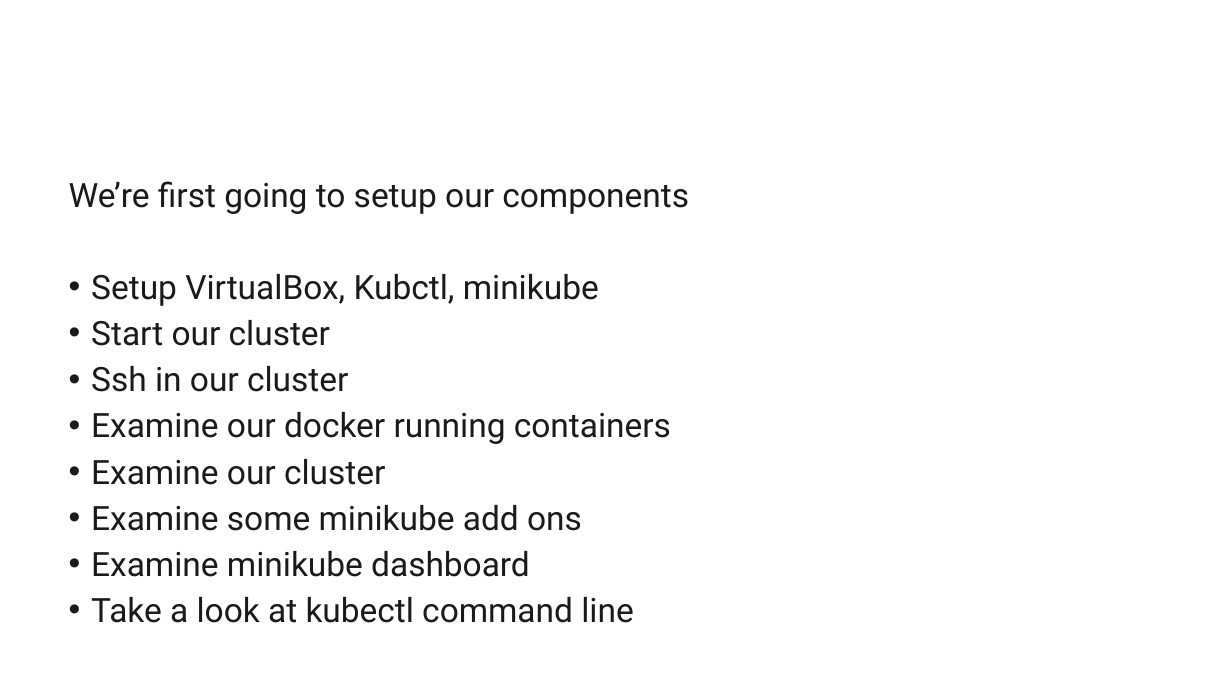
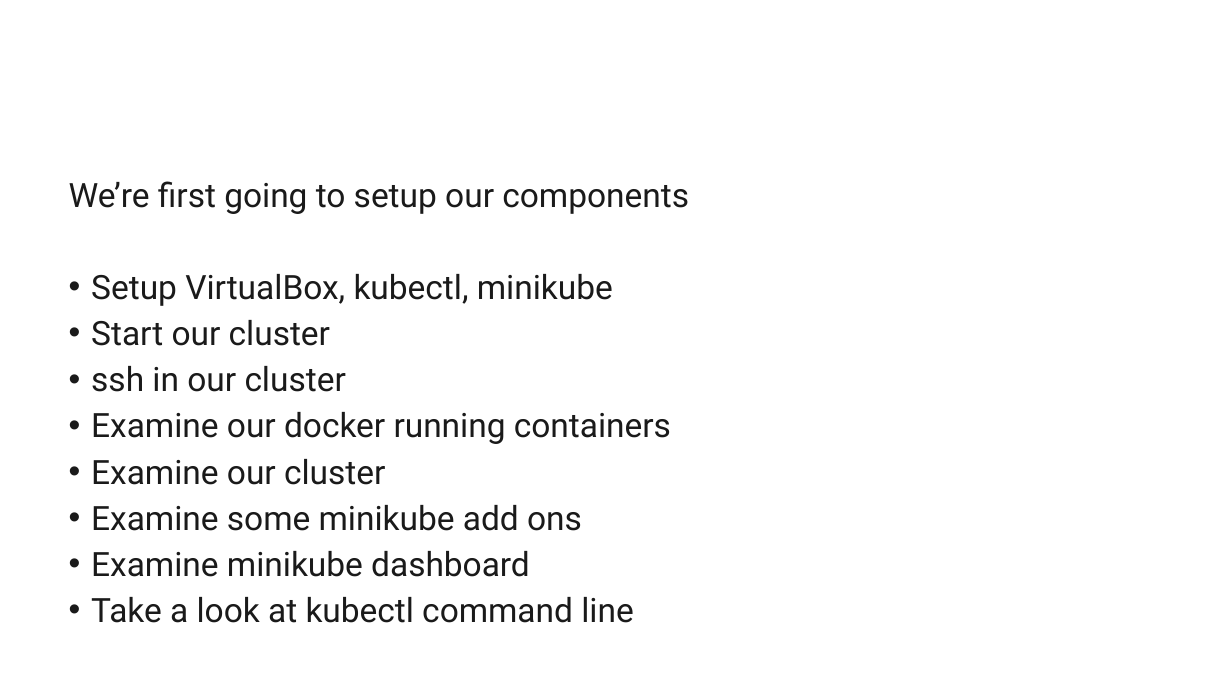
Before and after one commit to AutomatedIT/presentations, a slide deck: slide 15 of KubernetesMinikubeHelm_1.pptx (slide 12 before the commit). Drawn at 1232x693 pixels with LibreOffice and Linux fonts; fonts in the diff are those of the drawing; background and template pictures are left out. Boxes give left, top, right and bottom in pixels: in the first picture for what was removed or moved away, otherwise in the second. Text is boxed around its words. In the diff, an @@ line names an element or a change of style, - is before the commit and + after.

```diff
--- a/KubernetesMinikubeHelm_1.pptx
+++ b/KubernetesMinikubeHelm_1.pptx
@@ text at (91, 274, 613, 306): text changed @@
-• Setup VirtualBox, Kubctl, minikube
+• Setup VirtualBox, kubectl, minikube
@@ text at (91, 366, 346, 392): text changed @@
-• Ssh in our cluster
+• ssh in our cluster
```
Also in this commit, not shown: 5 other slides changed, 1 other file.
